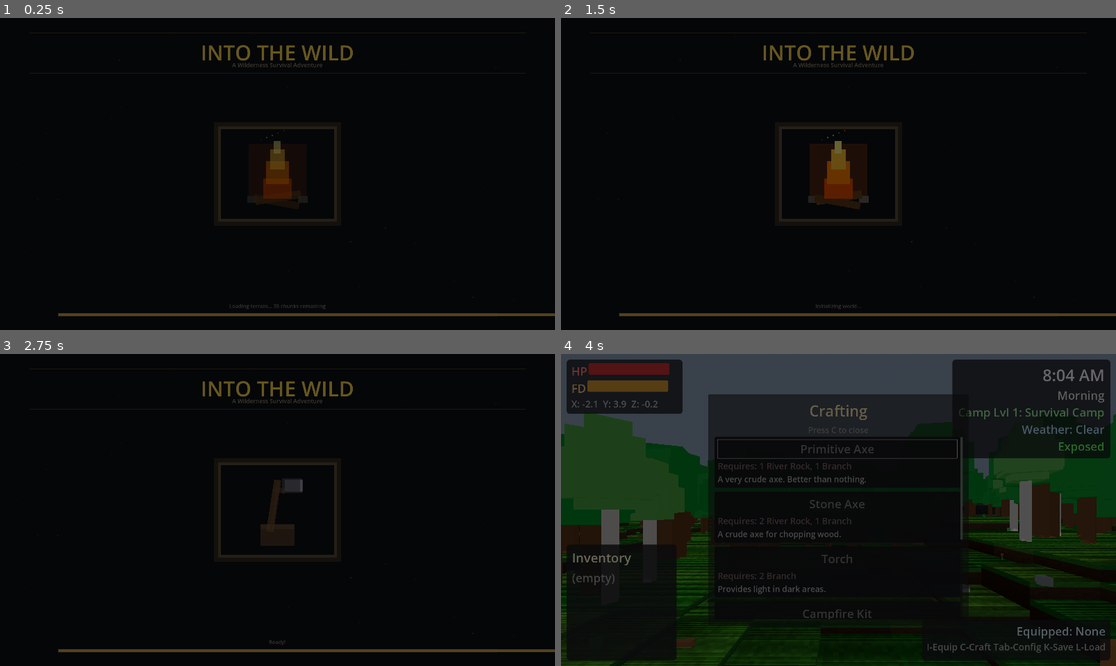
Above: before the commit, frames 1-4 (two rows, left to right).
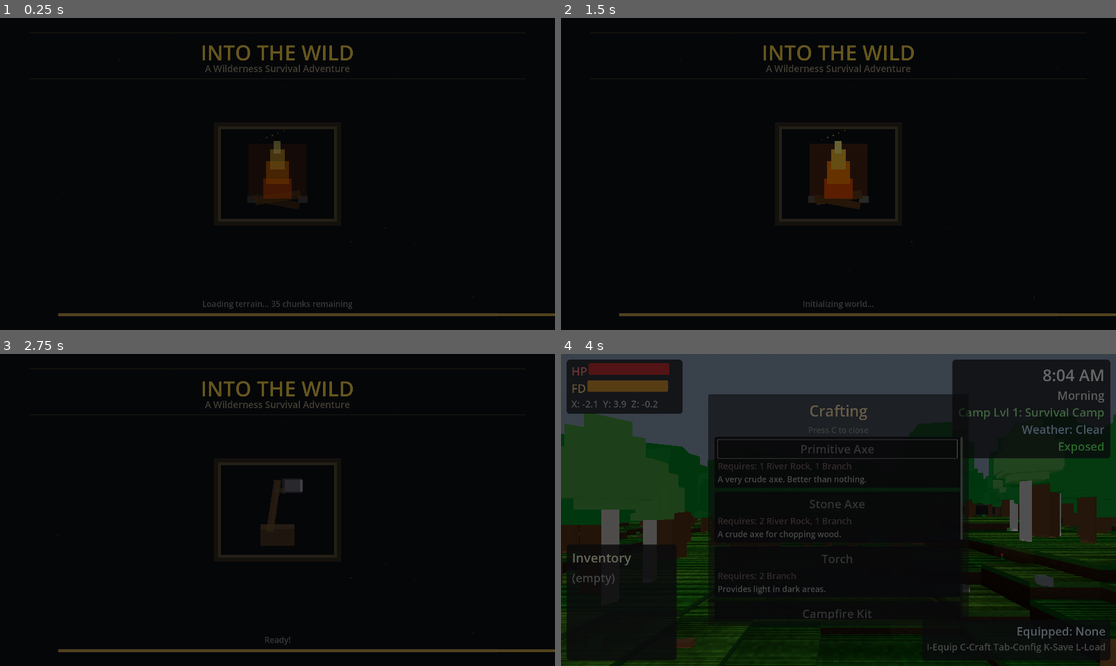
Above: after the commit, the same moments.

Repository: adchamberlain/into-the-wild
Game: Godot game, scene res://scenes/main.tscn
The game is run twice, just before and just after one commit, with the same random seed, the same clock (stepped at 60 frames per second) and the same inputs.
Inputs (mouse positions are in pixels of both pictures, inside the frame that each line leads up to):
- Up to frame 1 (0.25 s): no input
- Up to frame 2 (1.5 s): tap Enter at 0.5 s; move the mouse to (866, 174) at 0.52 s; hold F (eat) 0.53-1.28 s; hold W (move_forward) from 0.53 s (still down); click (866, 174) at 0.67 s; tap Space (jump) at 0.77, 1.07, 1.25 s; move the mouse to (810, 174) at 1.27 s; tap E (interact) at 1.35 s
- Up to frame 3 (2.75 s): keep holding W (move_forward); tap Space (jump) at 1.52, 1.82 s; tap Enter at 2 s; move the mouse to (288, 503) at 2.02 s; hold M (move_structure) from 2.03 s (still down)
- Up to frame 4 (4 s): move the mouse to (832, 516) at 2.77 s; release M (move_structure) at 2.78 s; tap C (open_crafting) at 2.85 s; click (832, 516) at 2.92 s; tap Space (jump) at 3.02, 3.32, 3.77 s; move the mouse to (1005, 556) at 3.52 s; release W (move_forward) at 3.53 s; hold A (move_left) from 3.53 s (still down); hold Shift (sprint) from 3.53 s (still down)

The runs differ from the first frame. In frame 1, 0.5% of the frame differs, in the area x 36-64%, y 14-94%; in frame 2, 0.4%; in frame 3, 0.3%; in frame 4, nothing differs.

Commit message:
Increase loading screen font sizes for readability
- Subtitle: 20px -> 32px
- Progress label: 18px -> 28px
- Adjusted positions and colors for better visibility

Co-Authored-By: Claude Opus 4.5 <noreply@anthropic.com>

Diff:
--- a/scripts/ui/loading_screen.gd
+++ b/scripts/ui/loading_screen.gd
@@ -91,18 +91,18 @@
 	subtitle_label.horizontal_alignment = HORIZONTAL_ALIGNMENT_CENTER
 	subtitle_label.vertical_alignment = VERTICAL_ALIGNMENT_CENTER
 	subtitle_label.set_anchors_preset(Control.PRESET_TOP_WIDE)
-	subtitle_label.offset_top = 145
-	subtitle_label.offset_bottom = 180
-	subtitle_label.add_theme_font_size_override("font_size", 20)
-	subtitle_label.add_theme_color_override("font_color", Color(0.6, 0.55, 0.45))
+	subtitle_label.offset_top = 150
+	subtitle_label.offset_bottom = 200
+	subtitle_label.add_theme_font_size_override("font_size", 32)
+	subtitle_label.add_theme_color_override("font_color", Color(0.65, 0.6, 0.5))
 	root_control.add_child(subtitle_label)
 
 	# Bottom decorative line (matches top)
 	var top_line2 := ColorRect.new()
 	top_line2.color = Color(0.6, 0.5, 0.3, 0.4)
 	top_line2.set_anchors_preset(Control.PRESET_TOP_WIDE)
-	top_line2.offset_top = 190
-	top_line2.offset_bottom = 192
+	top_line2.offset_top = 210
+	top_line2.offset_bottom = 212
 	top_line2.offset_left = 100
 	top_line2.offset_right = -100
 	root_control.add_child(top_line2)
@@ -172,10 +172,10 @@
 	progress_label.horizontal_alignment = HORIZONTAL_ALIGNMENT_CENTER
 	progress_label.vertical_alignment = VERTICAL_ALIGNMENT_CENTER
 	progress_label.set_anchors_preset(Control.PRESET_BOTTOM_WIDE)
-	progress_label.offset_top = -100
-	progress_label.offset_bottom = -65
-	progress_label.add_theme_font_size_override("font_size", 18)
-	progress_label.add_theme_color_override("font_color", Color(0.5, 0.5, 0.5))
+	progress_label.offset_top = -110
+	progress_label.offset_bottom = -70
+	progress_label.add_theme_font_size_override("font_size", 28)
+	progress_label.add_theme_color_override("font_color", Color(0.55, 0.55, 0.55))
 	root_control.add_child(progress_label)
 
 	# Apply custom font
